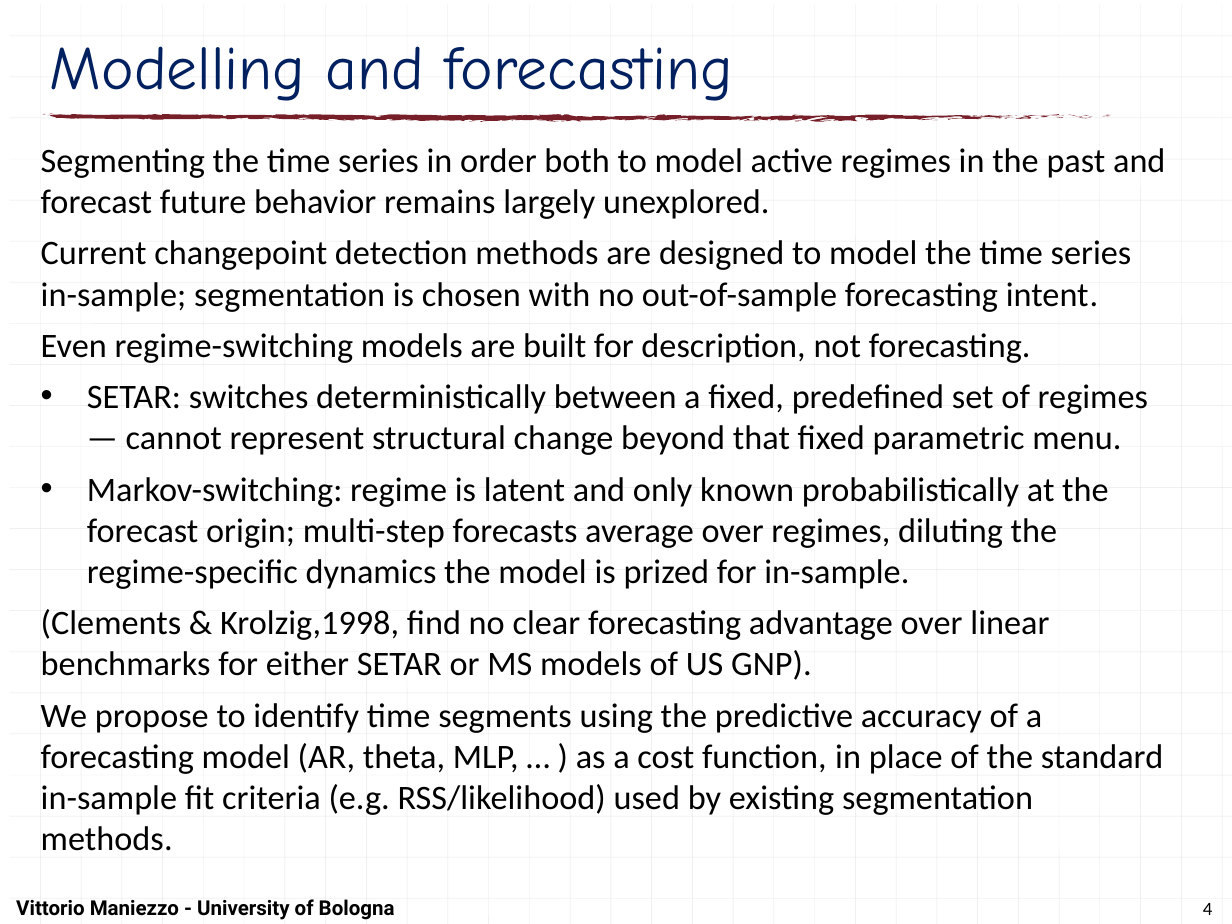
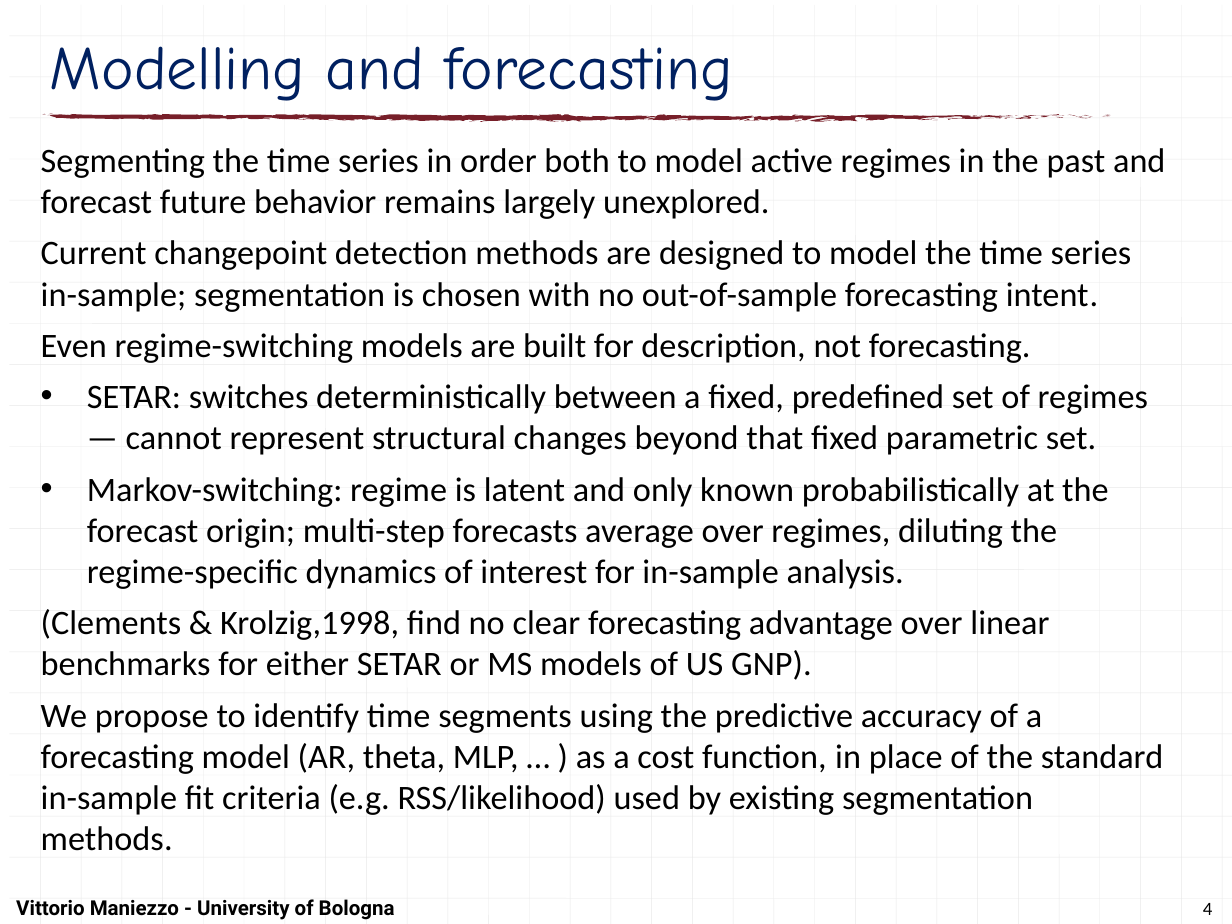
Before and after one commit to maniezzo/segmentation, a slide deck: slide 4 of doc/IOCFC26/forecastSegmentation.pptx. Drawn at 1232x924 pixels with LibreOffice and Linux fonts; fonts in the diff are those of the drawing. Boxes give left, top, right and bottom in pixels: in the first picture for what was removed or moved away, otherwise in the second. Text is boxed around its words. In the diff, an @@ line names an element or a change of style, - is before the commit and + after.

```diff
--- a/doc/IOCFC26/forecastSegmentation.pptx
+++ b/doc/IOCFC26/forecastSegmentation.pptx
@@ text at <box>87,384,1148,589</box>: text changed @@
-• SETAR: switches deterministically between a fixed, predefined set of regimes — cannot represent structural change beyond that fixed parametric menu.
-• Markov-switching: regime is latent and only known probabilistically at the forecast origin; multi-step forecasts average over regimes, diluting the regime-specific dynamics the model is prized for in-sample.
+• SETAR: switches deterministically between a fixed, predefined set of regimes — cannot represent structural changes beyond that fixed parametric set.
+• Markov-switching: regime is latent and only known probabilistically at the forecast origin; multi-step forecasts average over regimes, diluting the regime-specific dynamics of interest for in-sample analysis.
```
Also in this commit, not shown: 3 other slides changed, 28 other files.
